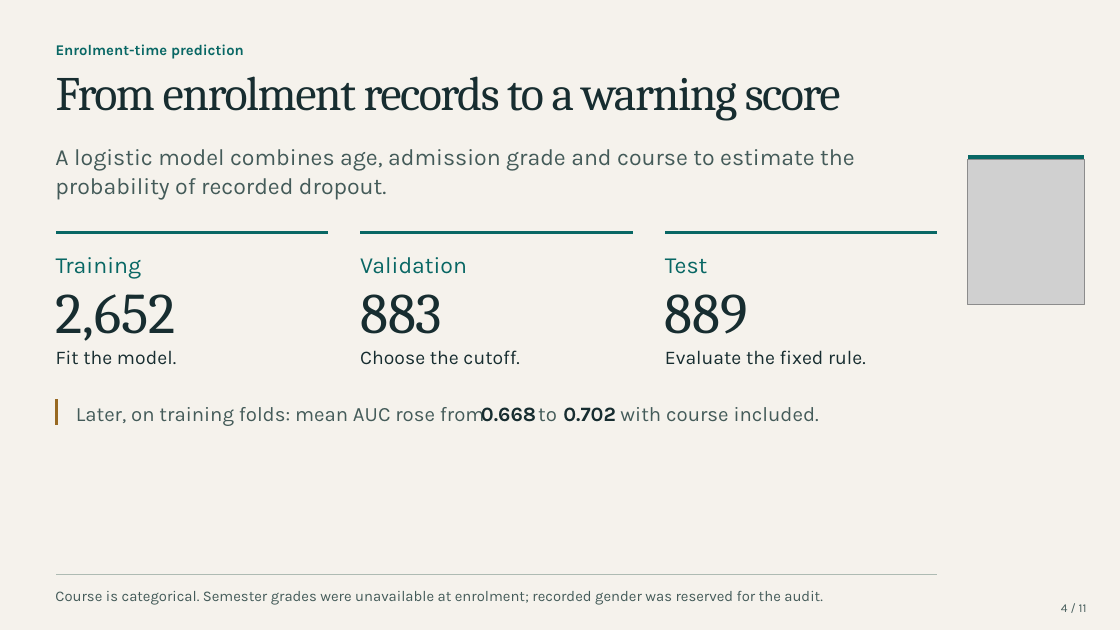
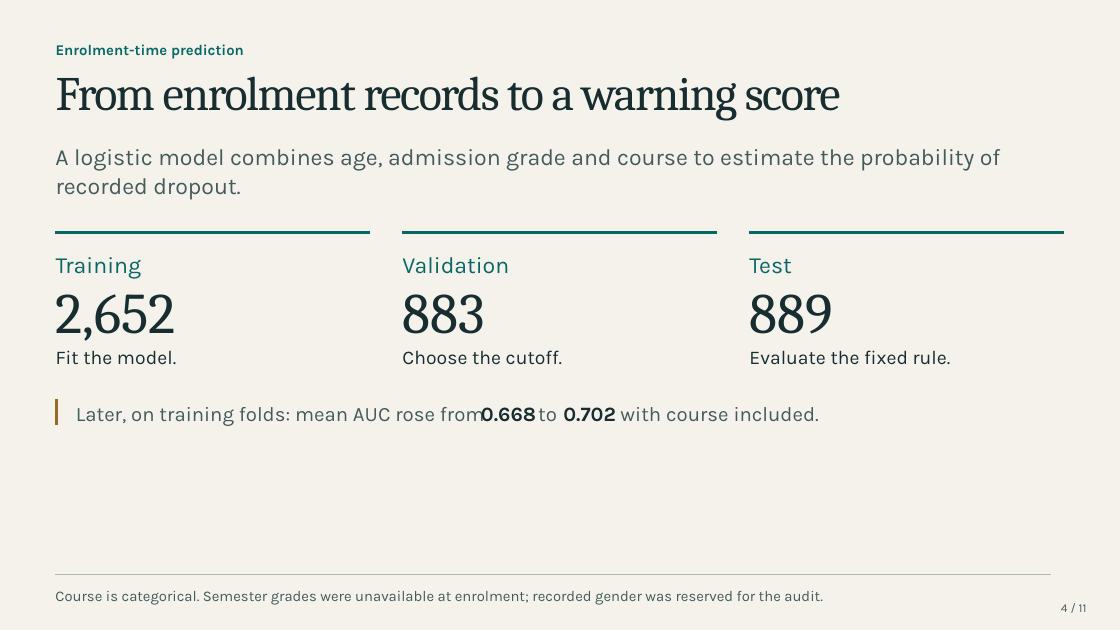
Before and after one commit to Tigershengsheng/ids-project, a slide deck: slide 4 of output/powerpoint/Student_Dropout_Presentation.pptx. Drawn at 1120x630 pixels with LibreOffice and Linux fonts; fonts in the diff are those of the drawing; grey boxes stand for pictures. Boxes give left, top, right and bottom in pixels: in the first picture for what was removed or moved away, otherwise in the second. Text is boxed around its words. In the diff, an @@ line names an element or a change of style, - is before the commit and + after.

Commit message:
Refine presentation layout and photo placement

```diff
--- a/output/powerpoint/Student_Dropout_Presentation.pptx
+++ b/output/powerpoint/Student_Dropout_Presentation.pptx
@@ text at [55,149,974,170]: text changed @@
-A logistic model combines age, admission grade and course to estimate the
+A logistic model combines age, admission grade and course to estimate the probability of
@@ text at [56,178,241,200]: text changed @@
-probability of recorded dropout.
+recorded dropout.
@@ freeform shape removed at [968,155,1085,159] @@
@@ picture removed at [968,160,1085,305] @@
@@ freeform shape: place and size @@
-freeform shape at [55,231,328,234]
+freeform shape at [55,231,370,234]
@@ freeform shape: place and size @@
-freeform shape at [360,231,633,234]
+freeform shape at [402,231,717,234]
@@ freeform shape: place and size @@
-freeform shape at [665,231,938,234]
+freeform shape at [749,231,1064,234]
@@ 3 texts: place and size @@
-3 texts at [360,257,519,365]
+3 texts at [402,257,562,365]
@@ 3 texts: place and size @@
-3 texts at [665,258,866,365]
+3 texts at [749,258,951,365]
@@ freeform shape: place and size @@
-freeform shape at [55,575,938,576]
+freeform shape at [55,575,1051,576]
```
Also in this commit, not shown: 10 other slides changed, 6 other files.
